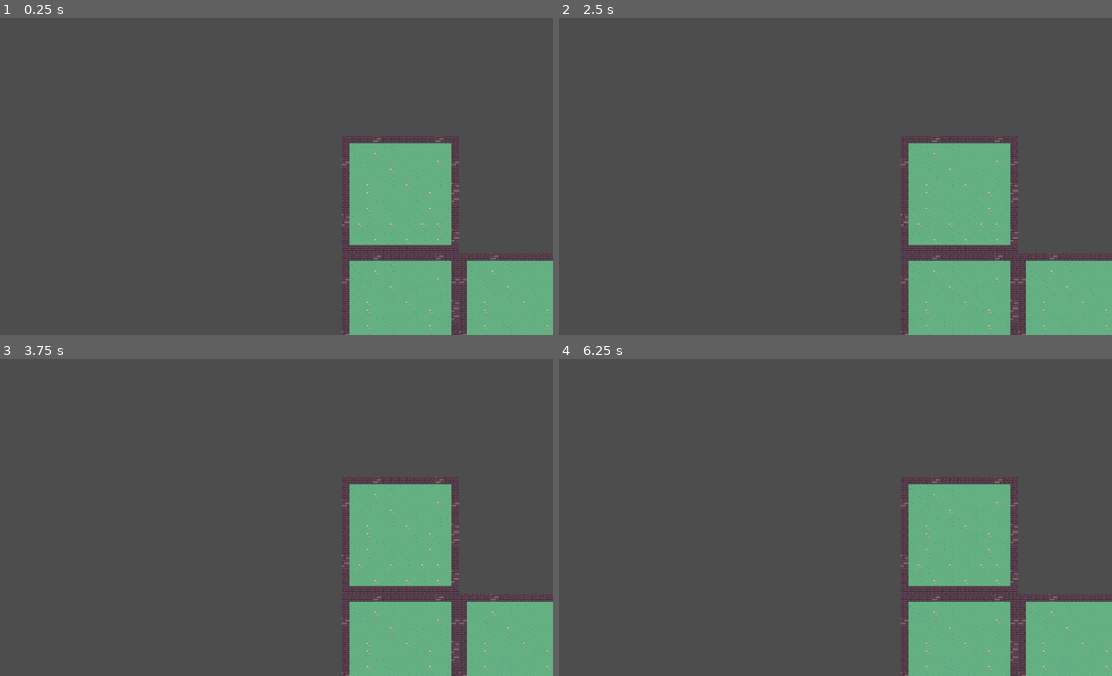
Above: before the commit, frames 1-4 (two rows, left to right).
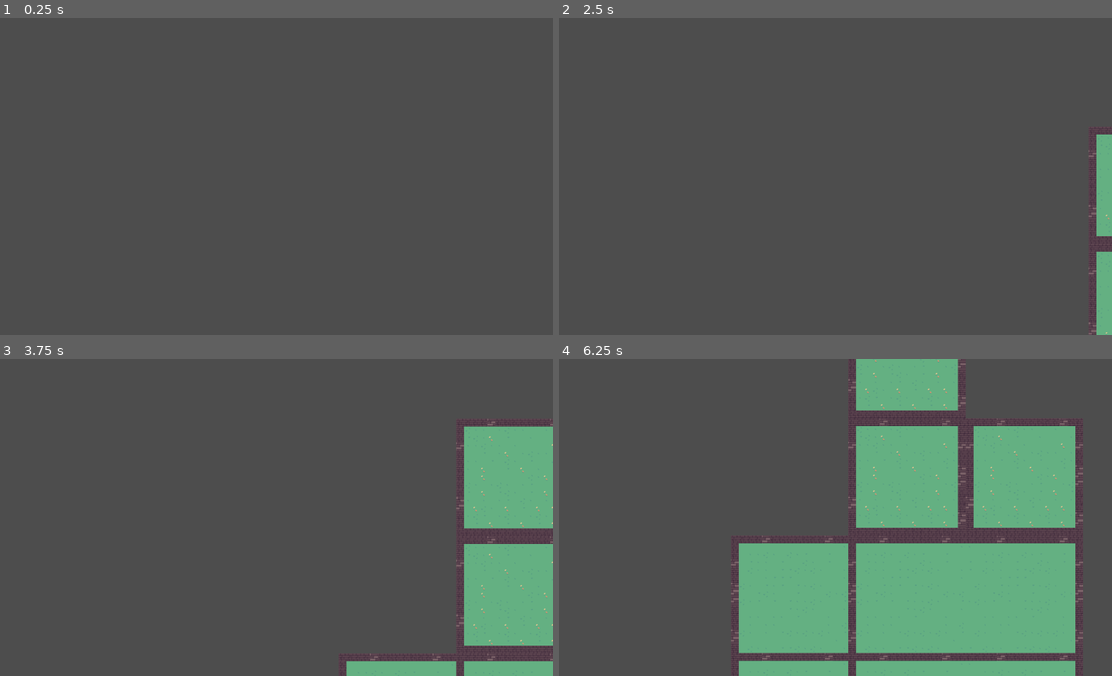
Above: after the commit, the same moments.

Repository: JohnHuber99/Black-Tower
Game: Godot game, scene res://black_tower_dungeon_map.tscn
Same seed, same stepped clock (60 frames per second), same inputs: the game is played once before the commit and once after it.
Inputs:
- Up to frame 1 (0.25 s): no input
- Up to frame 2 (2.5 s): tap Enter at 0.5, 2 s; hold K (down_camera, bound only after the commit) 0.53-1.28 s; tap J (left_camera, bound only after the commit) at 0.8, 1.35 s; tap Space at 1.25 s; tap L (right_camera, bound only after the commit) at 1.55 s; hold L (right_camera, bound only after the commit) from 2.03 s (still down); tap I (up_camera, bound only after the commit) at 2.3 s
- Up to frame 3 (3.75 s): release L (right_camera, bound only after the commit) at 2.78 s; tap I (up_camera, bound only after the commit) at 2.85 s; tap K (down_camera, bound only after the commit) at 3.05 s; tap Space at 3.5 s; hold K (down_camera, bound only after the commit) from 3.53 s (still down)
- Up to frame 4 (6.25 s): tap J (left_camera, bound only after the commit) at 3.8, 4.35 s; release K (down_camera, bound only after the commit) at 4.28 s; tap L (right_camera, bound only after the commit) at 4.55 s; tap Enter at 5 s; hold L (right_camera, bound only after the commit) 5.03-5.78 s; tap I (up_camera, bound only after the commit) at 5.3, 5.85 s; tap K (down_camera, bound only after the commit) at 6.05 s

The runs differ from the first frame. In frame 1, 15% of the frame differs, in the area x 61-100%, y 36-100%; in frame 2, 15%; in frame 3, 20%; in frame 4, 33%, in the area x 31-100%, y 0-100%.

Commit message:
Added camera movement
Pan around the game scene using IJKL

Diff:
--- a/black_tower_dungeon_map.tscn
+++ b/black_tower_dungeon_map.tscn
@@ -1,5 +1,6 @@
-[gd_scene load_steps=6 format=3 uid="uid://dcb2mgjnpto4f"]
+[gd_scene load_steps=7 format=3 uid="uid://dcb2mgjnpto4f"]
 
+[ext_resource type="Script" path="res://camera_2d.gd" id="2_moeqb"]
 [ext_resource type="PackedScene" uid="uid://fwh7s1rxc85i" path="res://Rooms/Normal_Room.tscn" id="2_x6iiq"]
 [ext_resource type="PackedScene" uid="uid://beqodim8out42" path="res://Rooms/Long_Room.tscn" id="3_yeb0g"]
 [ext_resource type="PackedScene" uid="uid://cp7k1vt1f3ge5" path="res://Rooms/Big_Room.tscn" id="4_btf2l"]
@@ -11,6 +12,9 @@
 [node name="DungeonRooms" type="Node2D" parent="."]
 script = ExtResource("4_u276a")
 
+[node name="Camera2D" type="Camera2D" parent="DungeonRooms"]
+script = ExtResource("2_moeqb")
+
 [node name="Normal Room" parent="." instance=ExtResource("2_x6iiq")]
 visible = false
 
--- /dev/null
+++ b/camera_2d.gd
@@ -0,0 +1,19 @@
+extends Camera2D
+
+@export var pan_speed: float = 500.0
+
+func _process(delta):
+	var direction = Vector2.ZERO
+
+	# The input mapping for camera movement is keys "IJKL"
+	if Input.is_action_pressed("up_camera"):
+		direction.y -= 1
+	if Input.is_action_pressed("down_camera"):
+		direction.y += 1
+	if Input.is_action_pressed("left_camera"):
+		direction.x -= 1
+	if Input.is_action_pressed("right_camera"):
+		direction.x += 1
+
+	if direction != Vector2.ZERO:
+		position += direction.normalized() * pan_speed * delta
--- a/project.godot
+++ b/project.godot
@@ -18,3 +18,26 @@
 [dotnet]
 
 project/assembly_name="Black Tower"
+
+[input]
+
+right_camera={
+"deadzone": 0.5,
+"events": [Object(InputEventKey,"resource_local_to_scene":false,"resource_name":"","device":-1,"window_id":0,"alt_pressed":false,"shift_pressed":false,"ctrl_pressed":false,"meta_pressed":false,"pressed":false,"keycode":0,"physical_keycode":76,"key_label":0,"unicode":108,"location":0,"echo":false,"script":null)
+]
+}
+left_camera={
+"deadzone": 0.5,
+"events": [Object(InputEventKey,"resource_local_to_scene":false,"resource_name":"","device":-1,"window_id":0,"alt_pressed":false,"shift_pressed":false,"ctrl_pressed":false,"meta_pressed":false,"pressed":false,"keycode":0,"physical_keycode":74,"key_label":0,"unicode":106,"location":0,"echo":false,"script":null)
+]
+}
+up_camera={
+"deadzone": 0.5,
+"events": [Object(InputEventKey,"resource_local_to_scene":false,"resource_name":"","device":-1,"window_id":0,"alt_pressed":false,"shift_pressed":false,"ctrl_pressed":false,"meta_pressed":false,"pressed":false,"keycode":0,"physical_keycode":73,"key_label":0,"unicode":105,"location":0,"echo":false,"script":null)
+]
+}
+down_camera={
+"deadzone": 0.5,
+"events": [Object(InputEventKey,"resource_local_to_scene":false,"resource_name":"","device":-1,"window_id":0,"alt_pressed":false,"shift_pressed":false,"ctrl_pressed":false,"meta_pressed":false,"pressed":false,"keycode":0,"physical_keycode":75,"key_label":0,"unicode":107,"location":0,"echo":false,"script":null)
+]
+}
